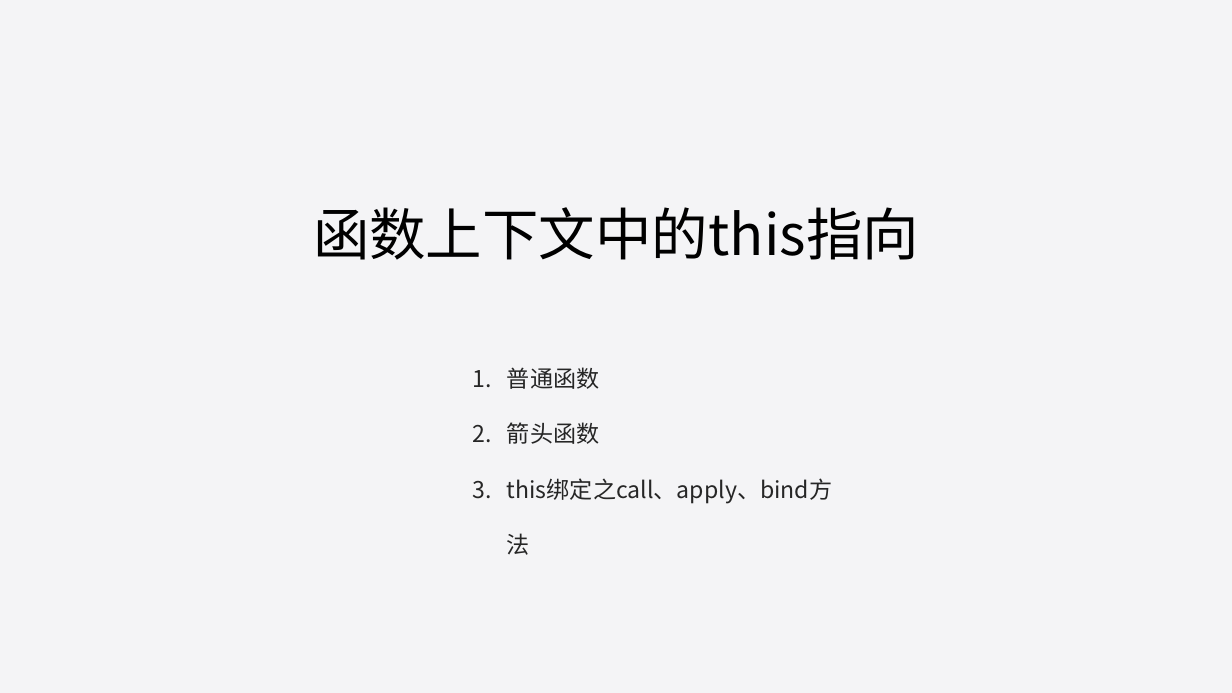
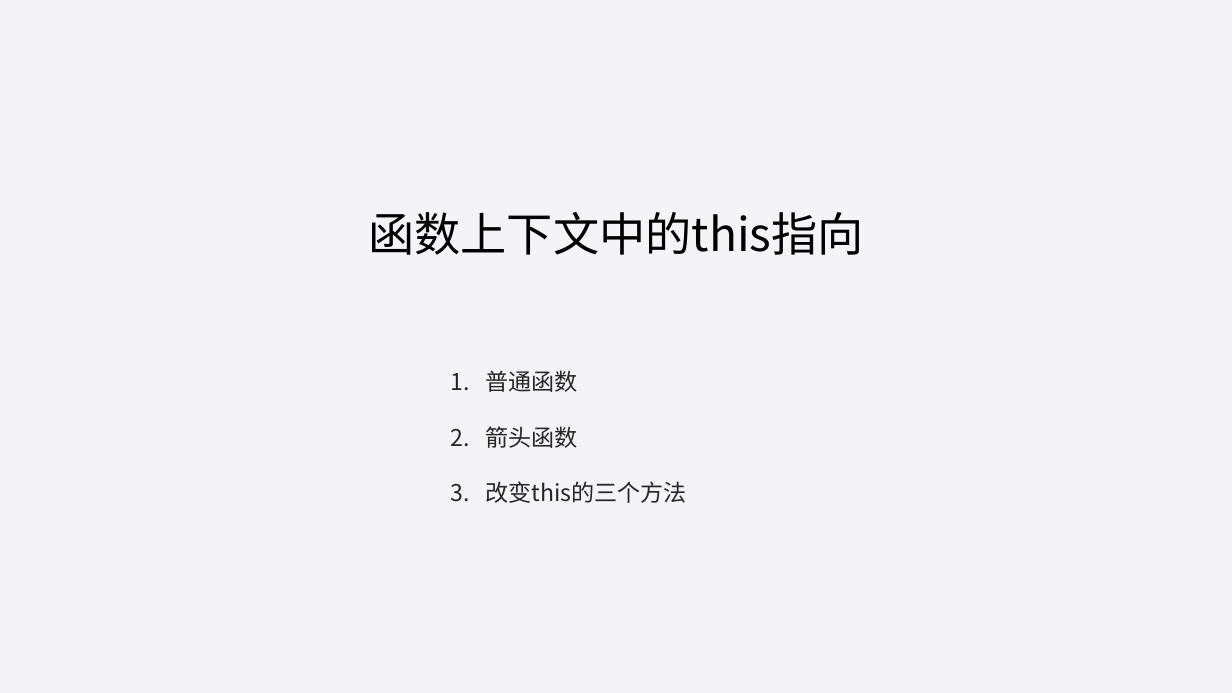
Before and after one commit to liuweiGL/share, a slide deck: slide 7 of ppt/JavaScript基础一.pptx. Drawn at 1232x693 pixels with LibreOffice and Linux fonts; fonts in the diff are those of the drawing. Boxes give left, top, right and bottom in pixels: in the first picture for what was removed or moved away, otherwise in the second. Text is boxed around its words. In the diff, an @@ line names an element or a change of style, - is before the commit and + after.

```diff
--- a/ppt/JavaScript基础一.pptx
+++ b/ppt/JavaScript基础一.pptx
@@ title "函数上下文中的this指向" at <box>368,212,864,255</box>: size 44 to 36 pt @@
@@ text "普通函数": place and size @@
-text "普通函数" at <box>507,367,832,503</box>
+text "普通函数" at <box>485,370,687,503</box>
@@ text at <box>485,481,687,503</box>: text changed @@
-3. this绑定之call、apply、bind方法
+3. 改变this的三个方法
```
Also in this commit, not shown: 7 other slides changed, 10 slides added, 7 other files.
